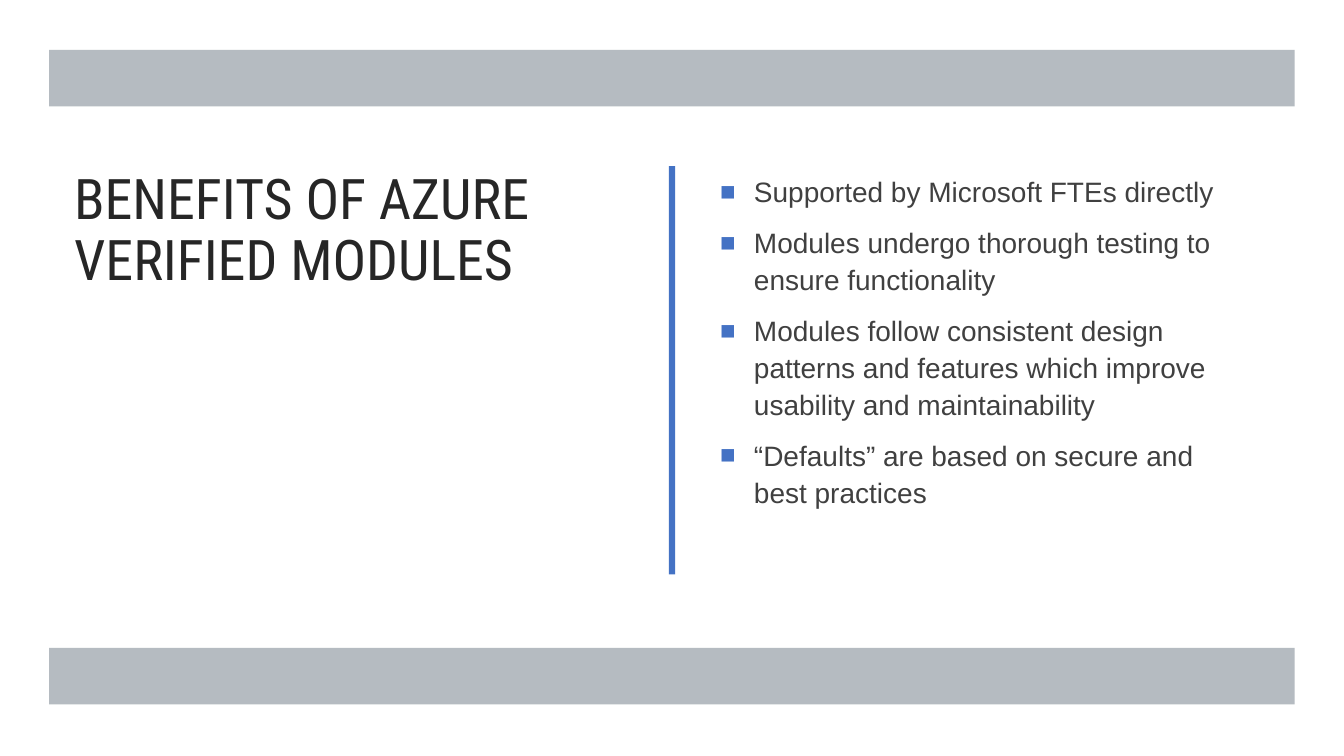
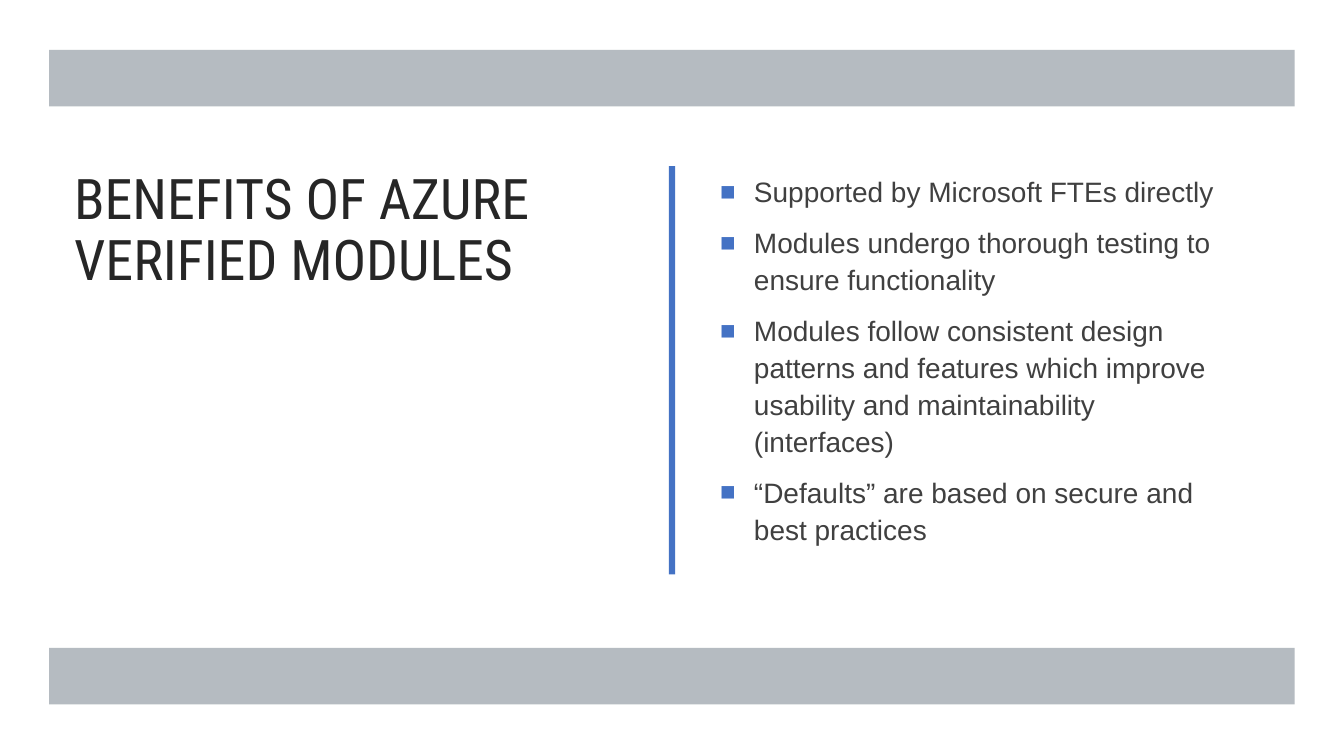
Before and after one commit to Pwd9000-ML/Azure-Verified-Modules, a slide deck: slide 5 of assets/Azure_Verified_Modules_2024.pptx. Drawn at 1344x756 pixels with LibreOffice and Linux fonts; fonts in the diff are those of the drawing. Boxes give left, top, right and bottom in pixels: in the first picture for what was removed or moved away, otherwise in the second. Text is boxed around its words. In the diff, an @@ line names an element or a change of style, - is before the commit and + after.

```diff
--- a/assets/Azure_Verified_Modules_2024.pptx
+++ b/assets/Azure_Verified_Modules_2024.pptx
@@ text at [754,320,1206,457]: text changed @@
-■ Modules follow consistent design patterns and features which improve usability and maintainability
+■ Modules follow consistent design patterns and features which improve usability and maintainability (interfaces)
```
Also in this commit, not shown: 3 other slides changed.
